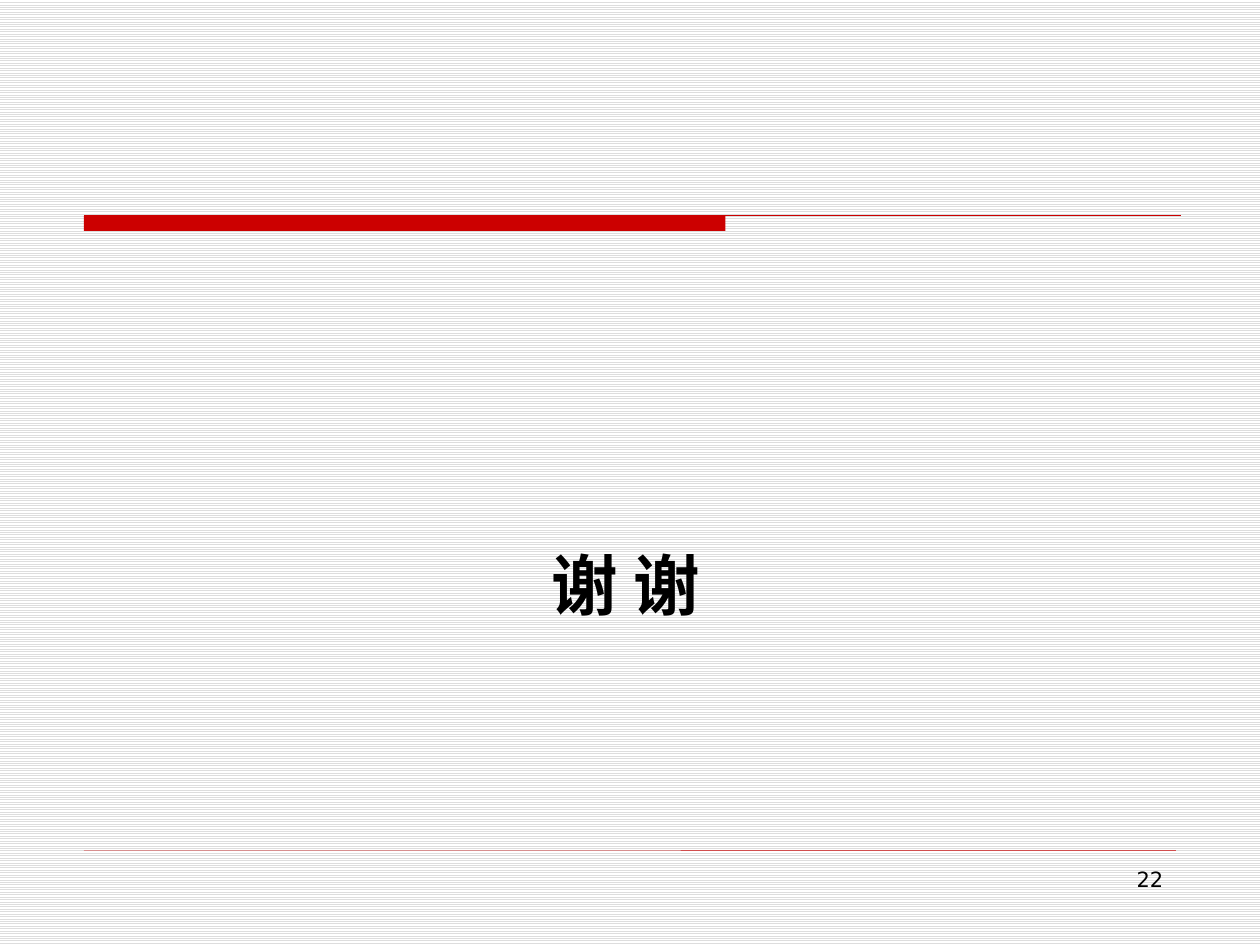
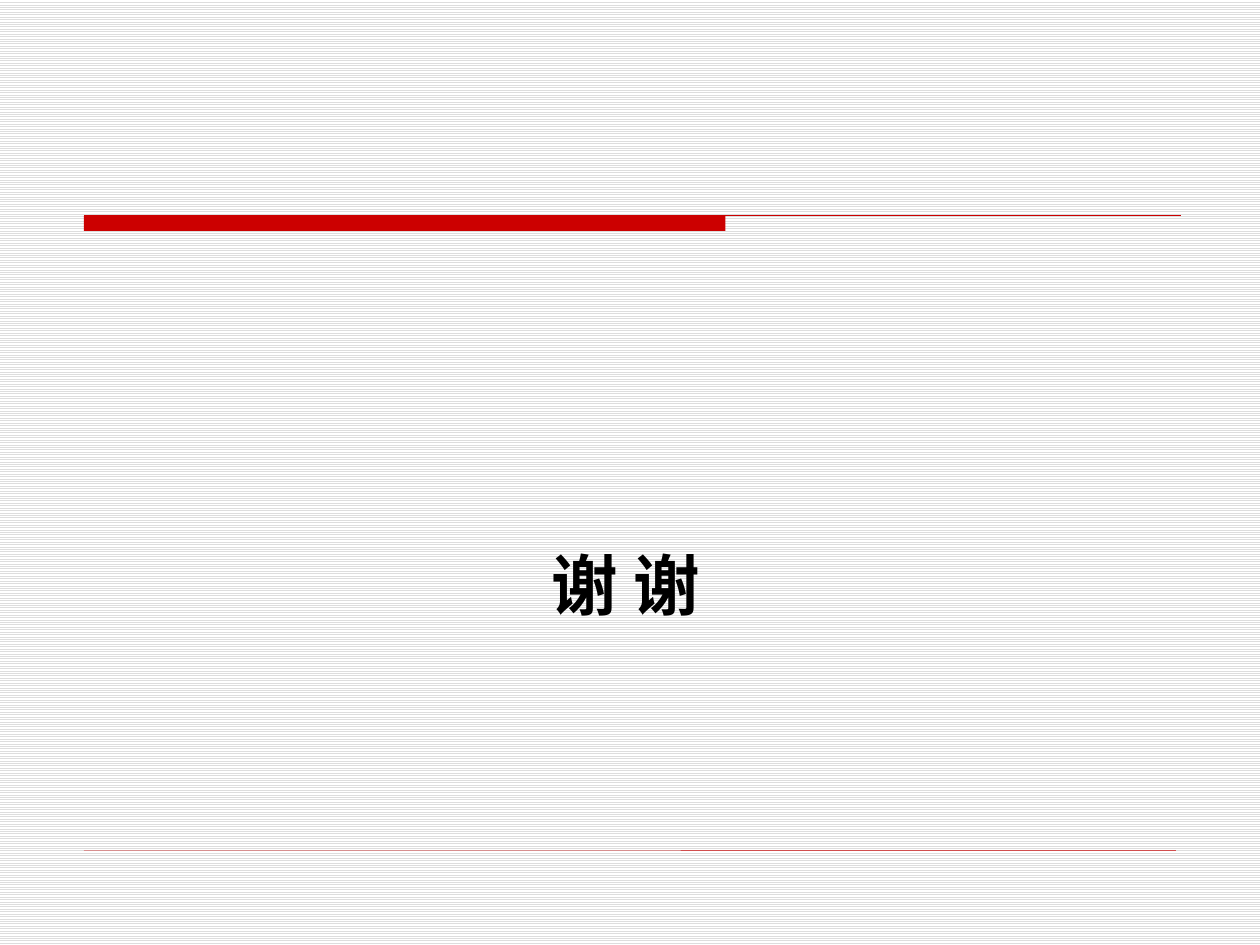
Before and after one commit to edu2act/course-foundation-software-tesing, a slide deck: slide 23 of PPT/第二部分 软件测试技术/3.8 黑盒测试技术 -因果图 .pptx (slide 22 before the commit). Drawn at 1260x945 pixels with LibreOffice and Linux fonts; fonts in the diff are those of the drawing. Boxes give left, top, right and bottom in pixels: in the first picture for what was removed or moved away, otherwise in the second. Text is boxed around its words. In the diff, an @@ line names an element or a change of style, - is before the commit and + after.

```diff
--- a/PPT/第二部分 软件测试技术/3.8 黑盒测试技术 -因果图 .pptx
+++ b/PPT/第二部分 软件测试技术/3.8 黑盒测试技术 -因果图 .pptx
@@ page number removed at bbox=[1137, 871, 1164, 887] @@
-22
```
Also in this commit, not shown: 9 other slides changed, 13 slides added, 12 slides removed, 7 other files.
